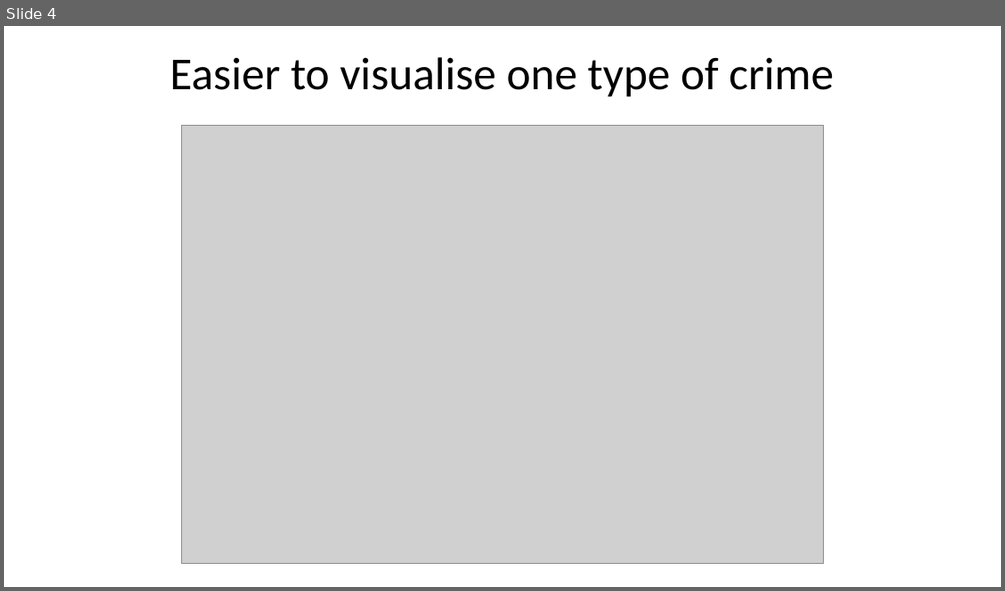
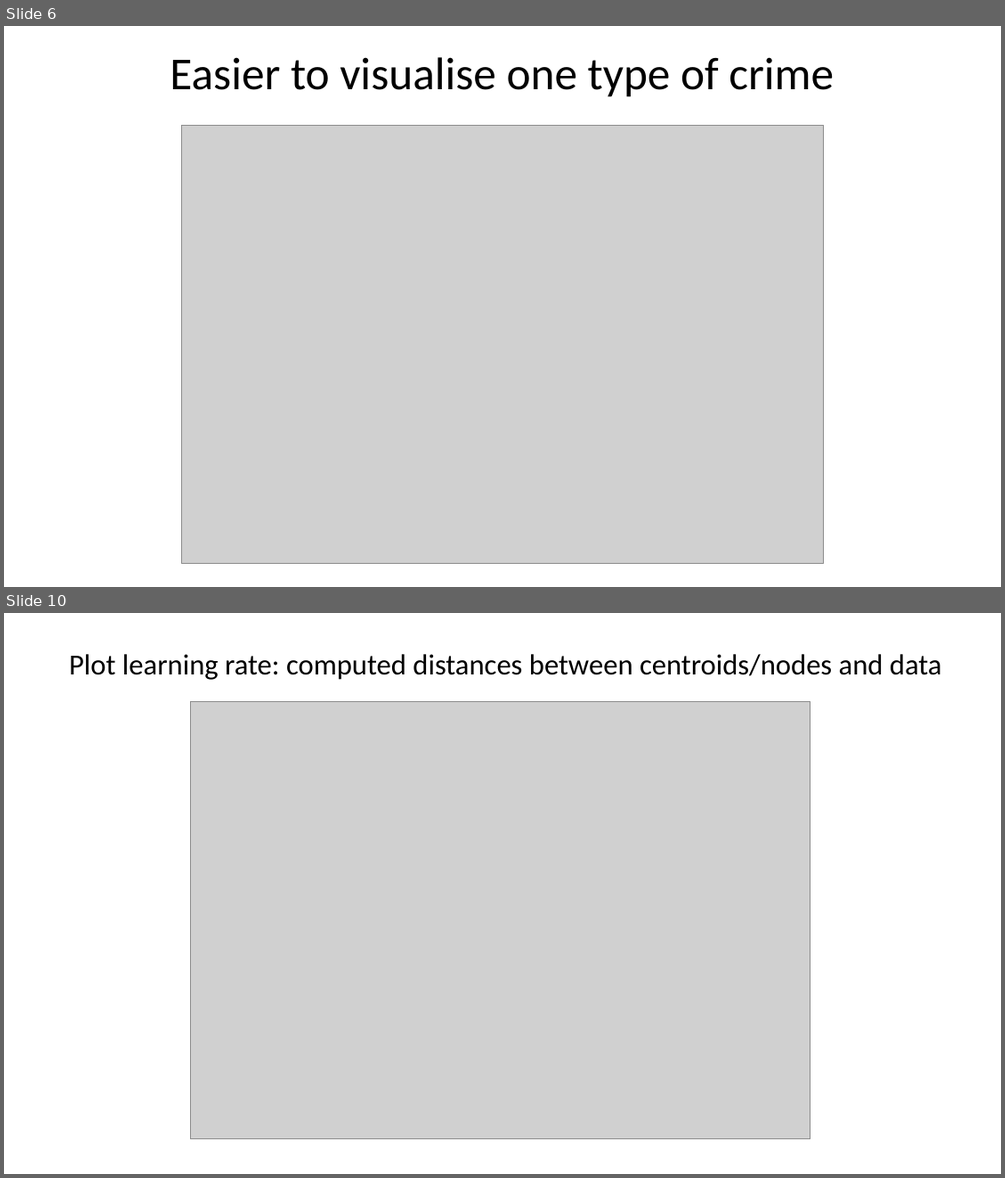
Before and after one commit to dmorison/GIS-in-R-spatial-crime-data-analysis, a slide deck: Mapping London’s crime with R.pptx. Shown one above the other, each under a label of ours: slide 4 before the commit, slides 6 and 10 after it; the slides between them are not shown. The pictures are 1005x591 and 1005x1178 pixels, drawn with LibreOffice and Linux fonts; fonts in the diff are those of the drawing; grey boxes stand for pictures. Boxes give left, top, right and bottom in pixels: in the first picture for what was removed or moved away, otherwise in the second. Text is boxed around its words. In the diff, an @@ line names an element or a change of style, - is before the commit and + after.

```diff
--- a/Mapping London’s crime with R.pptx
+++ b/Mapping London’s crime with R.pptx
@@ slide 10 added at (x1=4, y1=613, x2=1001, y2=1174), background #FFFFFF @@
@@ text added at (x1=69, y1=654, x2=942, y2=680), 28 pt, text #000000 @@
+Plot learning rate: computed distances between centroids/nodes and data
@@ picture added at (x1=190, y1=701, x2=810, y2=1139) @@
@@ what was slide 4 is now slide 6 @@
```
Also in this commit, not shown: 5 slides changed, 8 other slides added.
